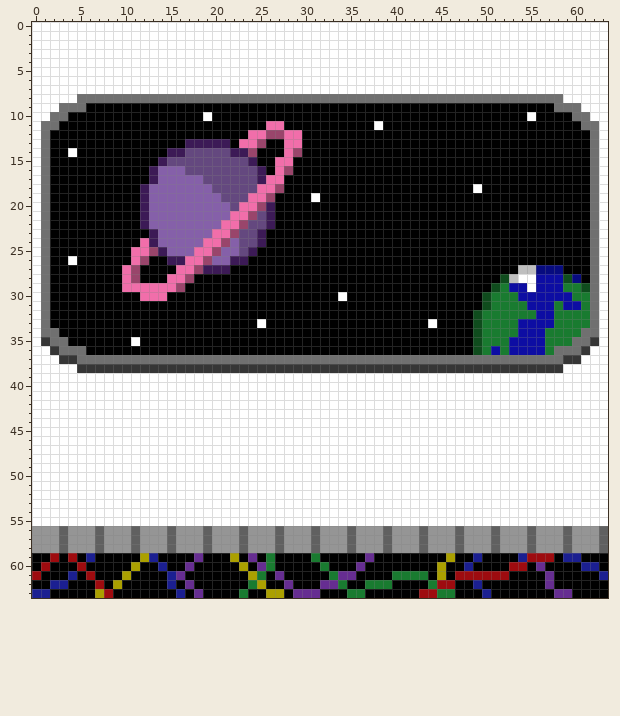
A pixel-art sprite gets an edit: sprites/sp_space_wall/layers/9c8986ab-2ac5-4180-b22b-2bf5e9d77fcd/0889c1d7-886f-46c7-b02f-004d37bf3ee8.png. This is how it looked before the edit.
The file is 64x64 pixels.
After:
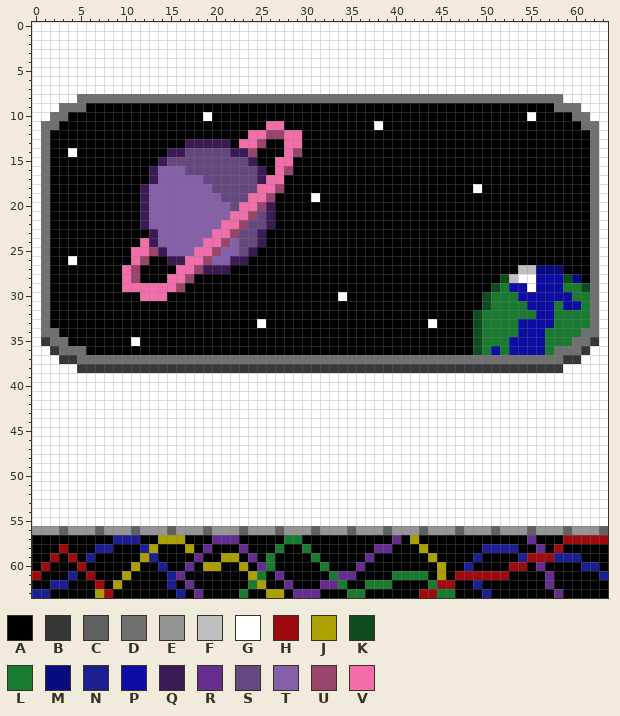
Palette (. is transparent): A #000000  B #363636  C #606060  D #707070  E #959595  F #bfbfbf  G #ffffff  H #9e0b0f  J #aba000  K #0f4c1d  L #197b30  M #070b7f  N #1b1f91  P #0d0da3  Q #3c1a56  R #662d91  S #64487f  T #8560a9  U #99456b  V #f16eaa
Edits made:
@@ x 0..63 @@
 56 EEECEEECEEECEEECEEECEEECEEECEEECEEECEEECEEECEEECEEECEEECEEECEEEC
-57 EEECEEECEEECEEECEEECEEECEEECEEECEEECEEECEEECEEECEEECEEECEEECEEEC
-58 EEECEEECEEECEEECEEECEEECEEECEEECEEECEEECEEECEEECEEECEEECEEECEEEC
-59 AAHAHANAAAAAJNAAAARAAAJARALAAAALAAAAARAAAAAAAAJAANAAAANHHHANNAAA
-60 AHAAAHAAAAAJAANAARAAAAAJARLAAAAALAAARAAAAAAAAJAANAAAAHHARAAAANNA
+57 AAAAAAAAANNNAAJJJAAARRRAAAAALLAAAAAAAAAARAJAAAAAAAAAAAARAAAHHHHH
+58 AAAHAAANNAAANJAAAJARAAARAAALAALAAAAAAARRAAAJAAAAAANNNNAARAHAAAAA
+59 AAHAHANAAAAAJNAAAARAAJJARALAAAALAAAAARAAAAAAJAAAANAAAANHHHNNNAAA
+60 AHAAAHAAAAAJAANAARAJJAAJARLAAAAALAAARAAAAAAAAJAANAAAAHHARAAAANNA
 61 HAAANAHAAAJAAAANRAAAAAAAJLARAAAAALRRAAAALLLLAJAHHHHHHAAAARAAAAAN
 62 AANNAAAHAJAAAAANARAAAAAALJAARAAARRLAALLLAAAALHHAANAAAAAAARAAAAAA
-63 NNAAAAAJHAAAAAAANARAAAALAAJJARRRAAALLAAAAAAHHLLAAANAAAAAAARRAAAA
+63 NNAAAAAJHAAAAAAANARAAAALAAJJARRRAAALLAAAAAAHHLLAAANAAAAAAARAAAAA
Where, in picture pixels (left, top, right, bottom), the same in both pictures:
changed: (32, 535, 608, 571)
changed: (563, 589, 572, 598)
